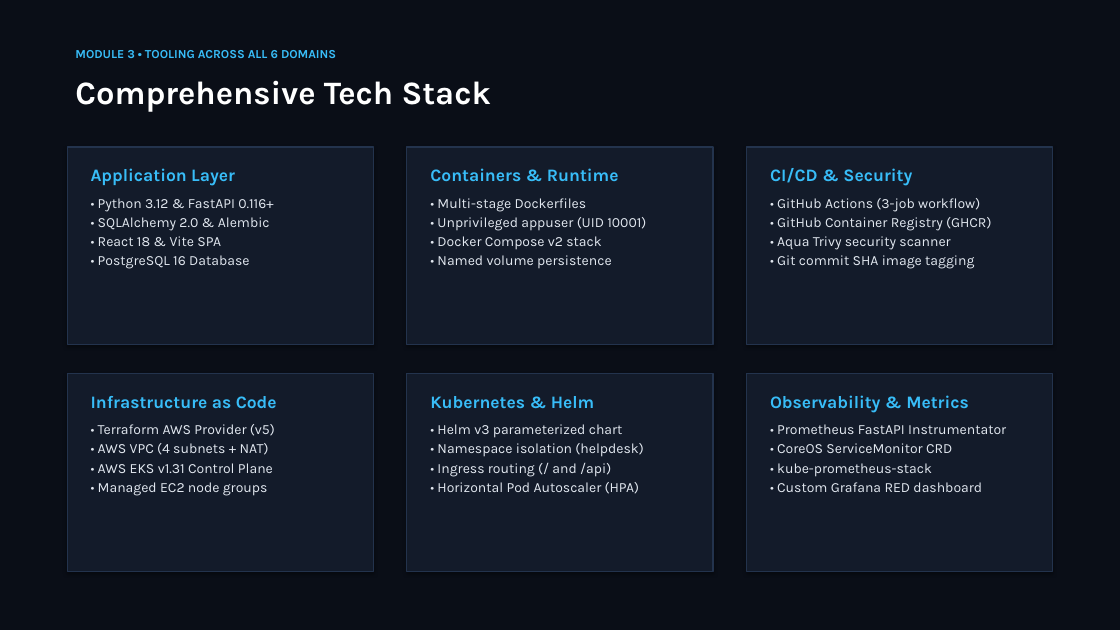
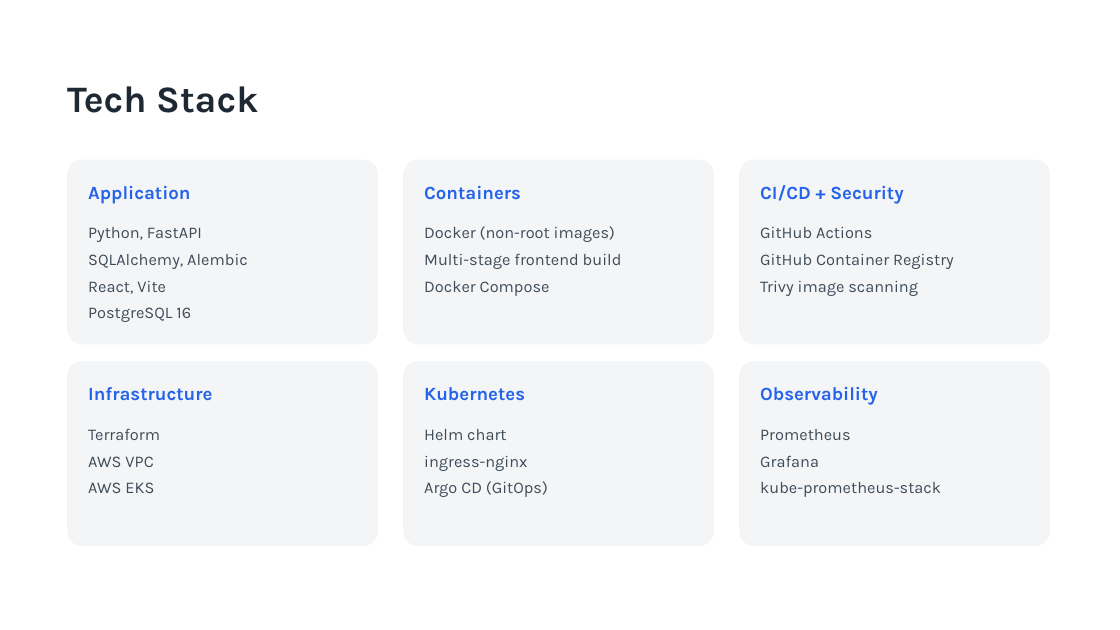
Before and after one commit to Yashwardhan-ed/DevOps-Project, a slide deck: slide 3 of demo/slides.pptx. Drawn at 1120x630 pixels with LibreOffice and Linux fonts; fonts in the diff are those of the drawing. Boxes give left, top, right and bottom in pixels: in the first picture for what was removed or moved away, otherwise in the second. Text is boxed around its words. In the diff, an @@ line names an element or a change of style, - is before the commit and + after.

```diff
--- a/demo/slides.pptx
+++ b/demo/slides.pptx
@@ background #0A0E17 to #FFFFFF @@
@@ text removed at bbox=[75, 50, 336, 58] @@
-MODULE 3 • TOOLING ACROSS ALL 6 DOMAINS
@@ text at bbox=[67, 86, 258, 113]: text changed; size 28 to 32 pt; text colour #FFFFFF to #1F2933 @@
-Comprehensive Tech Stack
+Tech Stack
@@ rectangle removed at bbox=[67, 147, 373, 344] @@
@@ rectangle removed at bbox=[747, 147, 1053, 344] @@
@@ rounded rectangle added at bbox=[67, 160, 378, 344], fill #F4F5F7 @@
@@ rounded rectangle: place and size @@
-rounded rectangle at bbox=[407, 147, 712, 344]
+rounded rectangle at bbox=[403, 160, 714, 344]
@@ rounded rectangle at bbox=[403, 160, 714, 344]: rectangle to rounded rectangle; fill #131B2A to #F4F5F7; outline #23334D 1 pt to none; shadow off @@
@@ rounded rectangle added at bbox=[739, 160, 1050, 344], fill #F4F5F7 @@
@@ text added at bbox=[88, 186, 190, 204], 16 pt, text #2563EB, bold @@
+Application
@@ text at bbox=[424, 186, 521, 200]: text changed; size 12 to 16 pt; text colour #E2E8F0 to #2563EB; bold on @@
-Containers & Runtime
-• Multi-stage Dockerfiles
-• Unprivileged appuser (UID 10001)
-• Docker Compose v2 stack
-• Named volume persistence
+Containers
@@ text added at bbox=[760, 185, 903, 204], 16 pt, text #2563EB, bold @@
+CI/CD + Security
@@ text at bbox=[88, 227, 248, 322]: text changed; size 12 to 14 pt; text colour #E2E8F0 to #3E4C59 @@
-Application Layer
-• Python 3.12 & FastAPI 0.116+
-• SQLAlchemy 2.0 & Alembic
-• React 18 & Vite SPA
-• PostgreSQL 16 Database
+Python, FastAPI
+SQLAlchemy, Alembic
+React, Vite
+PostgreSQL 16
@@ text added at bbox=[424, 226, 622, 296], 14 pt, text #3E4C59 @@
+Docker (non-root images)
+Multi-stage frontend build
+Docker Compose
@@ text at bbox=[760, 227, 954, 296]: text changed; size 12 to 14 pt; text colour #E2E8F0 to #3E4C59 @@
-CI/CD & Security
-• GitHub Actions (3-job workflow)
-• GitHub Container Registry (GHCR)
-• Aqua Trivy security scanner
-• Git commit SHA image tagging
+GitHub Actions
+GitHub Container Registry
+Trivy image scanning
@@ rectangle removed at bbox=[67, 374, 373, 571] @@
@@ rounded rectangle added at bbox=[67, 361, 378, 546], fill #F4F5F7 @@
@@ text added at bbox=[88, 387, 212, 401], 16 pt, text #2563EB, bold @@
+Infrastructure
@@ rounded rectangle added at bbox=[403, 361, 714, 546], fill #F4F5F7 @@
@@ rectangle removed at bbox=[407, 374, 712, 571] @@
@@ text added at bbox=[424, 387, 525, 401], 16 pt, text #2563EB, bold @@
+Kubernetes
@@ rounded rectangle added at bbox=[739, 361, 1050, 546], fill #F4F5F7 @@
@@ rectangle removed at bbox=[747, 374, 1053, 571] @@
@@ text added at bbox=[760, 387, 878, 405], 16 pt, text #2563EB, bold @@
+Observability
@@ text at bbox=[88, 428, 160, 493]: text changed; size 12 to 14 pt; text colour #E2E8F0 to #3E4C59 @@
-Infrastructure as Code
-• Terraform AWS Provider (v5)
-• AWS VPC (4 subnets + NAT)
-• AWS EKS v1.31 Control Plane
-• Managed EC2 node groups
+Terraform
+AWS VPC
+AWS EKS
@@ text at bbox=[424, 429, 548, 497]: text changed; size 12 to 14 pt; text colour #E2E8F0 to #3E4C59 @@
-Kubernetes & Helm
-• Helm v3 parameterized chart
-• Namespace isolation (helpdesk)
-• Ingress routing (/ and /api)
-• Horizontal Pod Autoscaler (HPA)
+Helm chart
+ingress-nginx
+Argo CD (GitOps)
@@ text at bbox=[760, 429, 941, 497]: text changed; size 12 to 14 pt; text colour #E2E8F0 to #3E4C59 @@
-Observability & Metrics
-• Prometheus FastAPI Instrumentator
-• CoreOS ServiceMonitor CRD
-• kube-prometheus-stack
-• Custom Grafana RED dashboard
+Prometheus
+Grafana
+kube-prometheus-stack
```
Also in this commit, not shown: 9 slides added, 9 slides removed, 1 other file.
